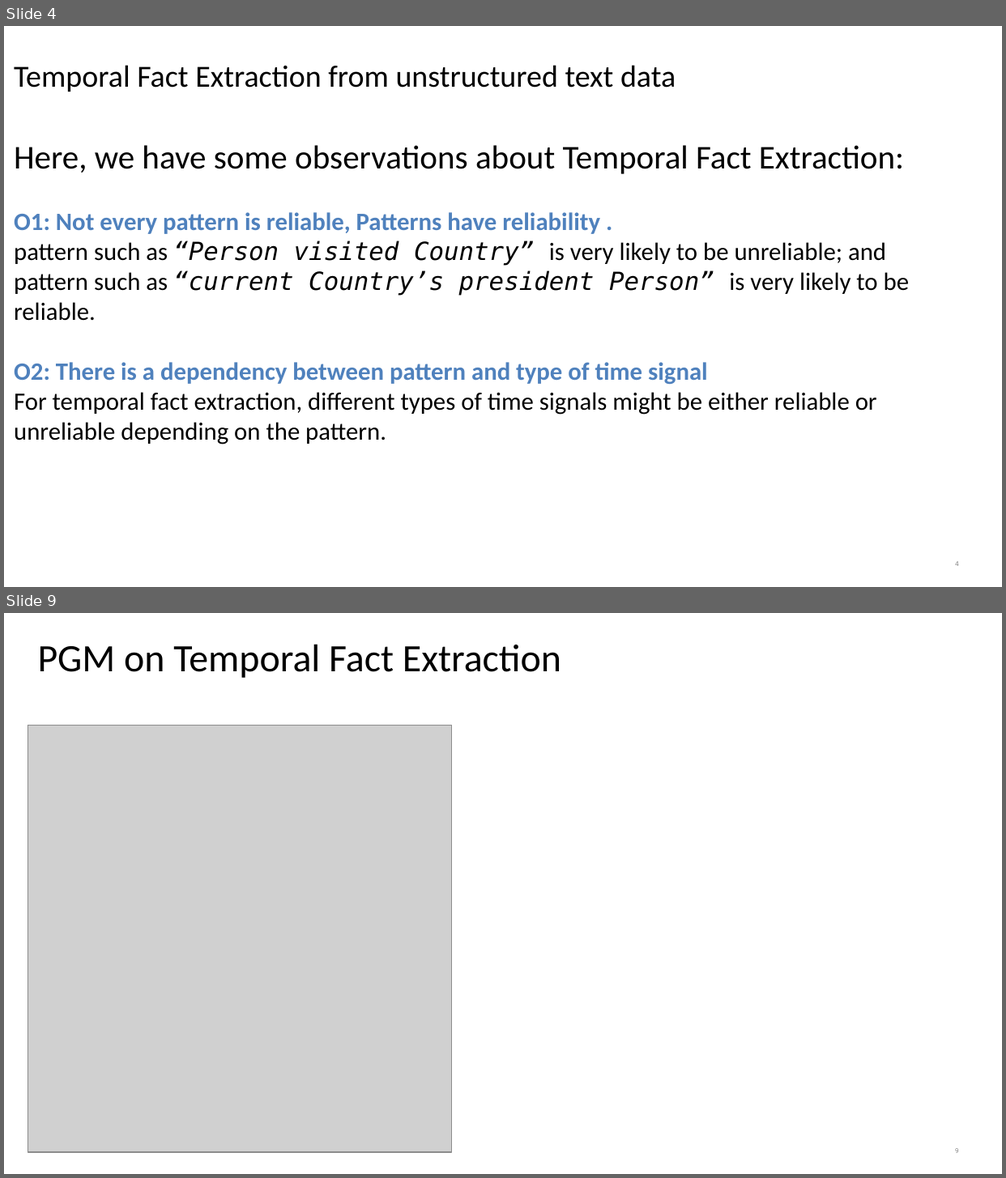
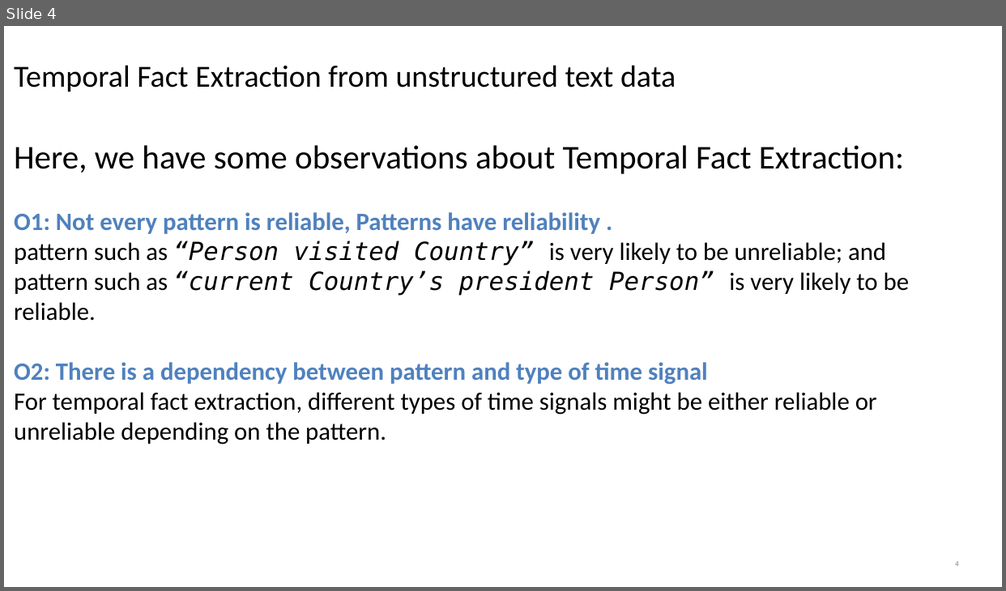
Before and after one commit to zhouyang98/zhouyang98.github.io, a slide deck: PGMCC-www2020.ppt. Shown one above the other, each under a label of ours: slides 4 and 9 before the commit, slide 4 after it; the slides between them are not shown. The pictures are 1006x1178 and 1006x591 pixels, drawn with LibreOffice and Linux fonts; fonts in the diff are those of the drawing; grey boxes stand for pictures; background and template pictures are left out. Boxes give left, top, right and bottom in pixels: in the first picture for what was removed or moved away, otherwise in the second. Text is boxed around its words. In the diff, an @@ line names an element or a change of style, - is before the commit and + after.

```diff
--- a/PGMCC-www2020.ppt
+++ b/PGMCC-www2020.ppt
@@ slide 9 removed at (x1=4, y1=613, x2=1002, y2=1174), background picture (left out) @@
@@ title removed at (x1=38, y1=644, x2=561, y2=678) @@
-PGM on Temporal Fact Extraction
@@ picture removed at (x1=28, y1=726, x2=452, y2=1153) @@
@@ page number removed at (x1=955, y1=1148, x2=959, y2=1153) @@
-9
```
Also in this commit, not shown: 4 slides changed, 3 slides added, 2 other slides removed, 3 other files.
